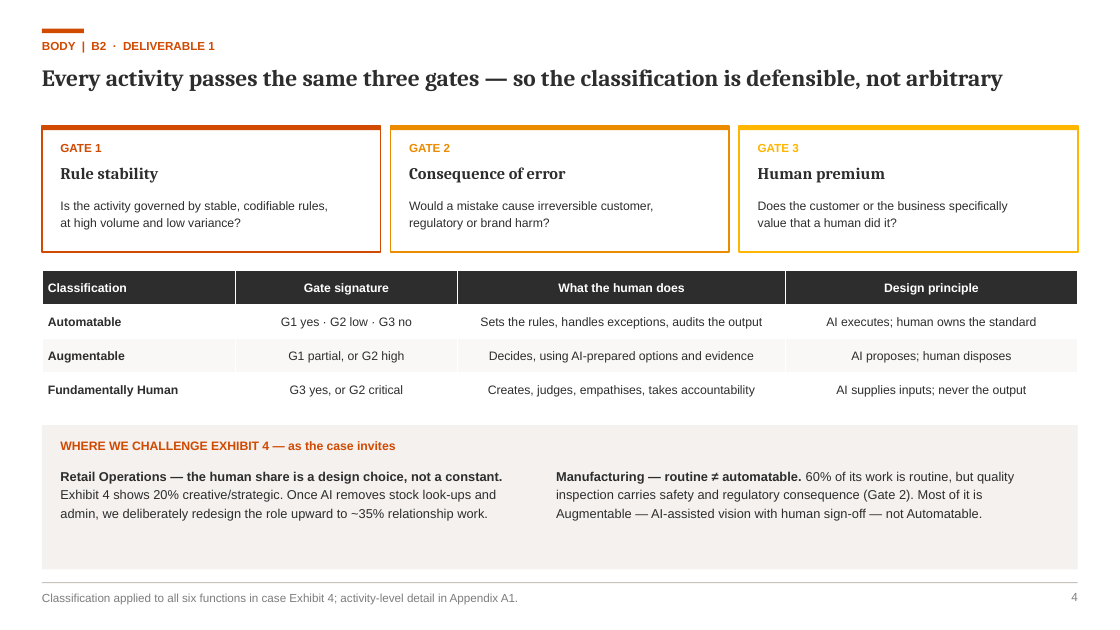
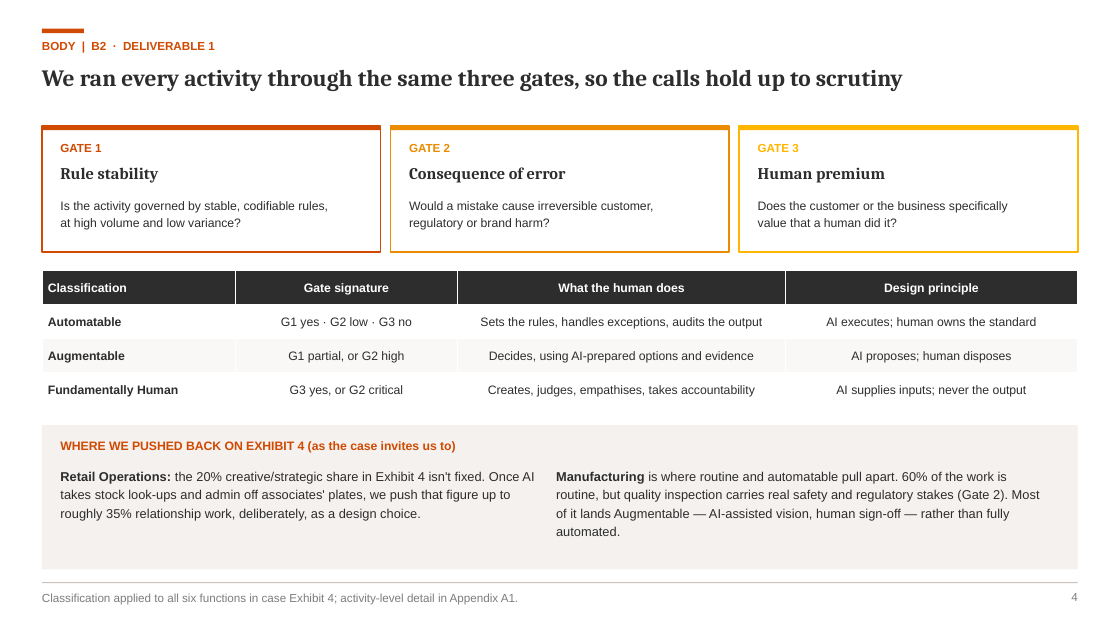
Before and after one commit to Annie2026PGP/CaseComp, a slide deck: slide 5 of cases/2026-08-pwc-challenge-8-styleverse/deck/PwC_Challenge8_StyleVerse_RanjanaMainani.pptx. Drawn at 1120x630 pixels with LibreOffice and Linux fonts; fonts in the diff are those of the drawing. Boxes give left, top, right and bottom in pixels: in the first picture for what was removed or moved away, otherwise in the second. Text is boxed around its words. In the diff, an @@ line names an element or a change of style, - is before the commit and + after.

```diff
--- a/cases/2026-08-pwc-challenge-8-styleverse/deck/PwC_Challenge8_StyleVerse_RanjanaMainani.pptx
+++ b/cases/2026-08-pwc-challenge-8-styleverse/deck/PwC_Challenge8_StyleVerse_RanjanaMainani.pptx
@@ text at bbox=[42, 69, 903, 91]: text changed @@
-Every activity passes the same three gates — so the classification is defensible, not arbitrary
+We ran every activity through the same three gates, so the calls hold up to scrutiny
@@ text at bbox=[60, 441, 456, 453]: text changed @@
-WHERE WE CHALLENGE EXHIBIT 4 — as the case invites
+WHERE WE PUSHED BACK ON EXHIBIT 4 (as the case invites us to)
@@ text at bbox=[60, 471, 534, 521]: text changed @@
-Retail Operations — the human share is a design choice, not a constant. Exhibit 4 shows 20% creative/strategic. Once AI removes stock look-ups and admin, we deliberately redesign the role upward to ~35% relationship work.
+Retail Operations: the 20% creative/strategic share in Exhibit 4 isn't fixed. Once AI takes stock look-ups and admin off associates' plates, we push that figure up to roughly 35% relationship work, deliberately, as a design choice.
@@ text at bbox=[556, 471, 1040, 536]: text changed @@
-Manufacturing — routine ≠ automatable. 60% of its work is routine, but quality inspection carries safety and regulatory consequence (Gate 2). Most of it is Augmentable — AI-assisted vision with human sign-off — not Automatable.
+Manufacturing is where routine and automatable pull apart. 60% of the work is routine, but quality inspection carries real safety and regulatory stakes (Gate 2). Most of it lands Augmentable — AI-assisted vision, human sign-off — rather than fully automated.
```
Also in this commit, not shown: 13 other slides changed, 2 other files.
